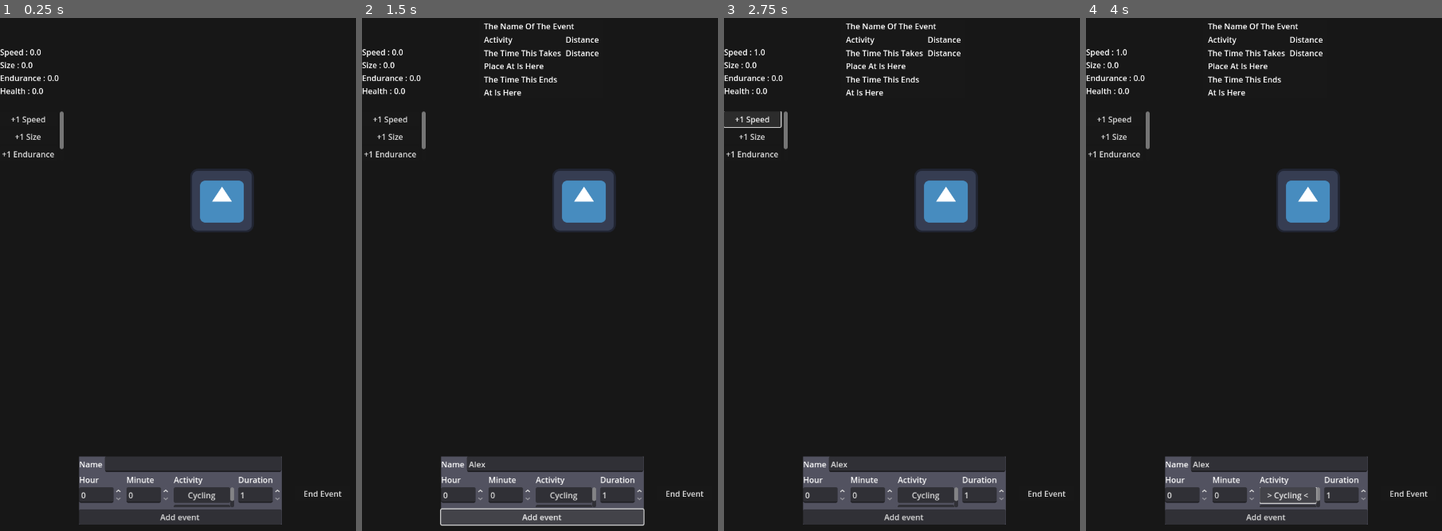
Above: before the commit, frames 1-4 (left to right).
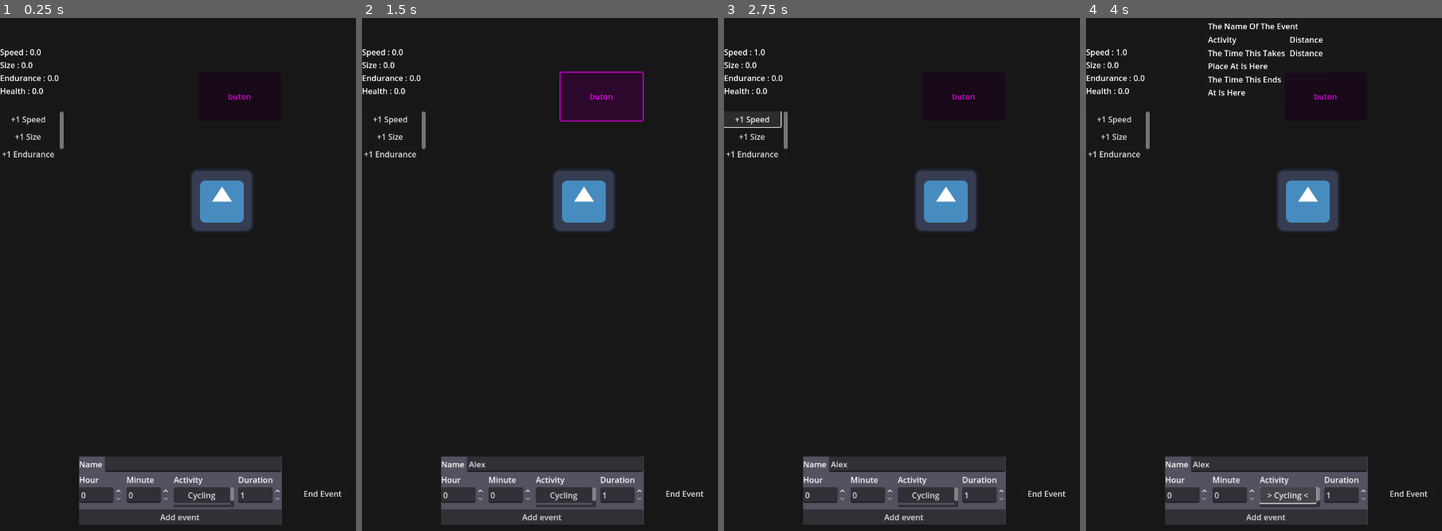
Above: after the commit, the same moments.

Repository: Faisa-l/AT-Interactivity-for-Activity-Project
Game: Godot game, scene res://Scenes/main.tscn
The game is run twice, just before and just after one commit, with the same random seed, the same clock (stepped at 60 frames per second) and the same inputs. The engine's default icon, where the game draws it, is replaced by a stand-in: a white triangle on a blue panel in a dark square.
Inputs (mouse positions are in pixels of both pictures, inside the frame that each line leads up to):
- Up to frame 1 (0.25 s): no input
- Up to frame 2 (1.5 s): click (554, 464) at 0.52 s; type "Alex" at 0.6 s; click "Add event" (after the commit: "buton") at 1.25 s
- Up to frame 3 (2.75 s): click "+1 Speed" at 2 s
- Up to frame 4 (4 s): click "Add event" at 2.75 s; click "Cycling" at 3.5 s

The runs differ from the first frame. In frame 1, less than 0.1% of the frame differs, in the area x 64-71%, y 14-16%; in frame 2, 1.4%, in the area x 21-80%, y 1-100%; in frame 3, 0.8%; in frame 4, less than 0.1%.
Error before the commit: Invalid access to property or key 'activity_name' on a base object of type 'Nil'. (res://Scripts/displayed_activity_notification.gd:26)
Error after the commit: Attempt to call function 'SetStepCounterBinding' in base 'null instance' on a null instance. (res://Scripts/distance_tracker.gd:55)

Commit message:
Update android plugin again
Now the plugin actually works!

Diff:
--- a/Scenes/walking_tracker.tscn
+++ b/Scenes/walking_tracker.tscn
@@ -19,4 +19,18 @@
 offset_bottom = 506.0
 texture = ExtResource("3_l3tkk")
 
+[node name="Button" type="Button" parent="."]
+modulate = Color(1, 0, 1, 1)
+offset_left = 399.0
+offset_top = 185.0
+offset_right = 564.0
+offset_bottom = 281.0
+text = "buton
+"
+
+[node name="Timer2" type="Timer" parent="."]
+autostart = true
+
 [connection signal="timeout" from="Timer" to="." method="_on_timer_timeout"]
+[connection signal="button_up" from="Button" to="Node" method="_on_button_button_up"]
+[connection signal="timeout" from="Timer2" to="Node" method="_on_timer_2_timeout"]
--- a/Scripts/distance_tracker.gd
+++ b/Scripts/distance_tracker.gd
@@ -5,6 +5,7 @@
 # NOTE: this class will not work unless project is running on a phone
 # Will always return null when this is ran on desktop
 var AndroidServices = null
+var started = false
 
 @onready
 var tex : TextureRect = $"../TextureRect"
@@ -19,10 +20,14 @@
 		print("No android plugin")
 		return
 
+	AndroidServices.Initalise()
+	AndroidServices.RequestPermissions()
 	AndroidServices.TestSignal.connect(signal_return)
 
-	AndroidServices.DisplayToast("Hi")
-	AndroidServices.InvokeTestSignal()
+	#AndroidServices.DisplayToast("Hi")
+	#AndroidServices.InvokeTestSignal()
+
+
 
 func _physics_process(_delta: float) -> void:
 	if !AndroidServices: return
@@ -33,5 +38,21 @@
 	tex.modulate = col
 	#endregion
 
+
+
 func signal_return(string : String) -> void:
 	print(string)
+
+
+func _on_button_button_up() -> void:
+	# OBJECTIVE: make this line of code work
+	AndroidServices.StartStepCounter()
+
+
+func _on_timer_2_timeout() -> void:
+	if started:
+		return
+	if AndroidServices.SetStepCounterBinding():
+		print("woah")
+	else:
+		print("none")
Not shown, changed: addons/AndroidTelemetryUtils/export_plugin.gd
Not shown, changed: export_presets.cfg
Not shown, changed: addons/AndroidTelemetryUtils/AndroidTelemetryUtils-debug.aar
Not shown, changed: addons/AndroidTelemetryUtils/AndroidTelemetryUtils-release.aar
